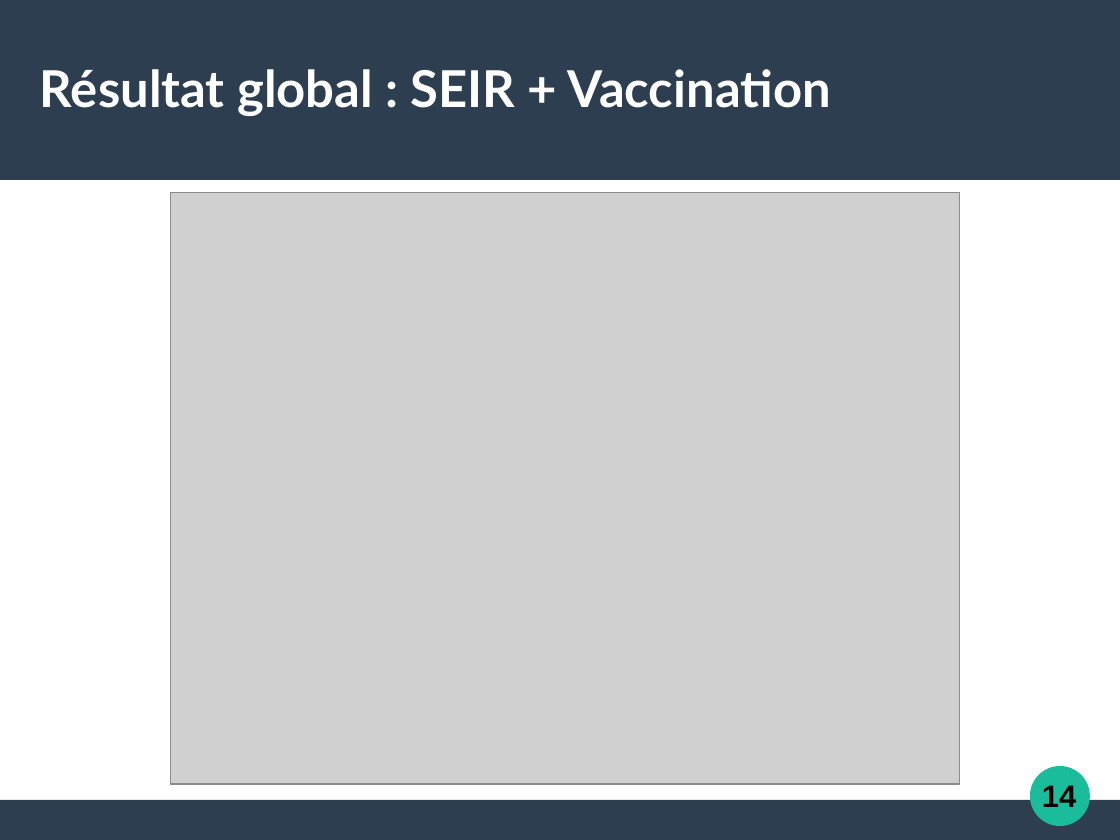
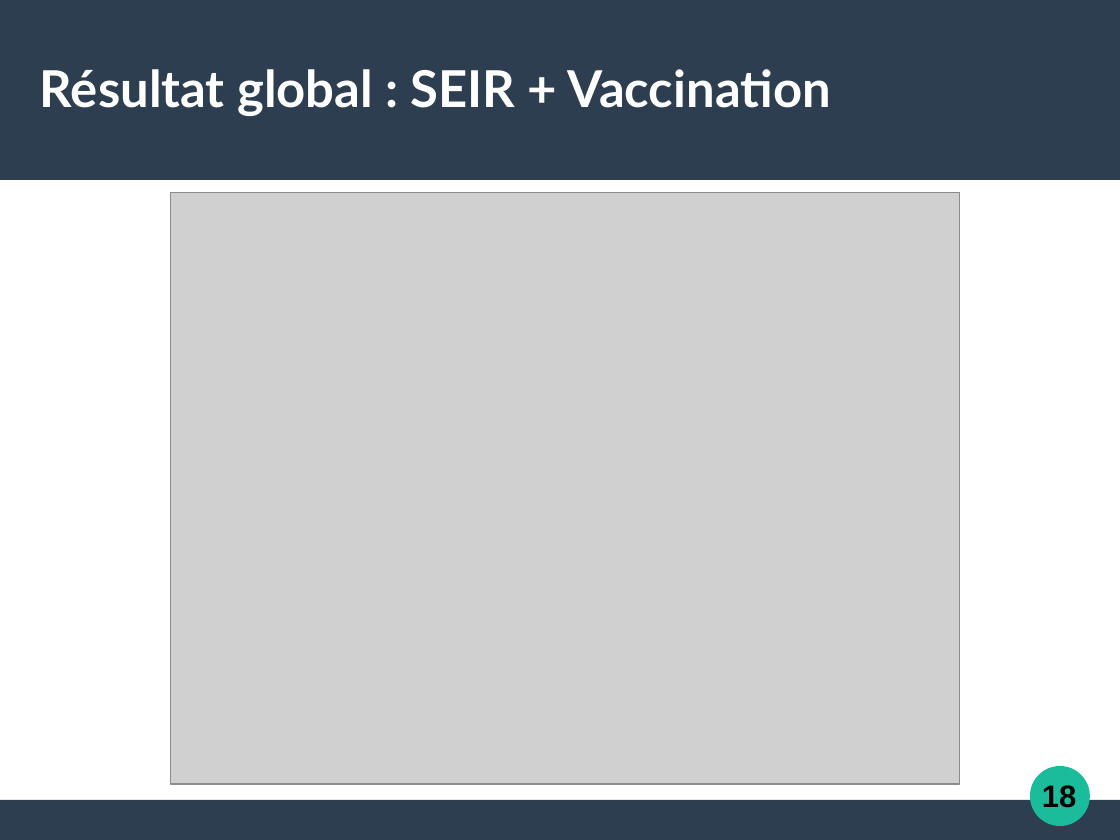
Before and after one commit to Alexia57/TIPE-2021-MP, a slide deck: slide 19 of Tipe_presentation.odp. Drawn at 1120x840 pixels with LibreOffice and Linux fonts; fonts in the diff are those of the drawing; grey boxes stand for pictures. Boxes give left, top, right and bottom in pixels: in the first picture for what was removed or moved away, otherwise in the second. Text is boxed around its words. In the diff, an @@ line names an element or a change of style, - is before the commit and + after.

```diff
--- a/Tipe_presentation.odp
+++ b/Tipe_presentation.odp
@@ text at [1042, 785, 1076, 808]: text changed @@
-14
+18
```
Also in this commit, not shown: 17 other slides changed, 2 slides added, 3 other files.
